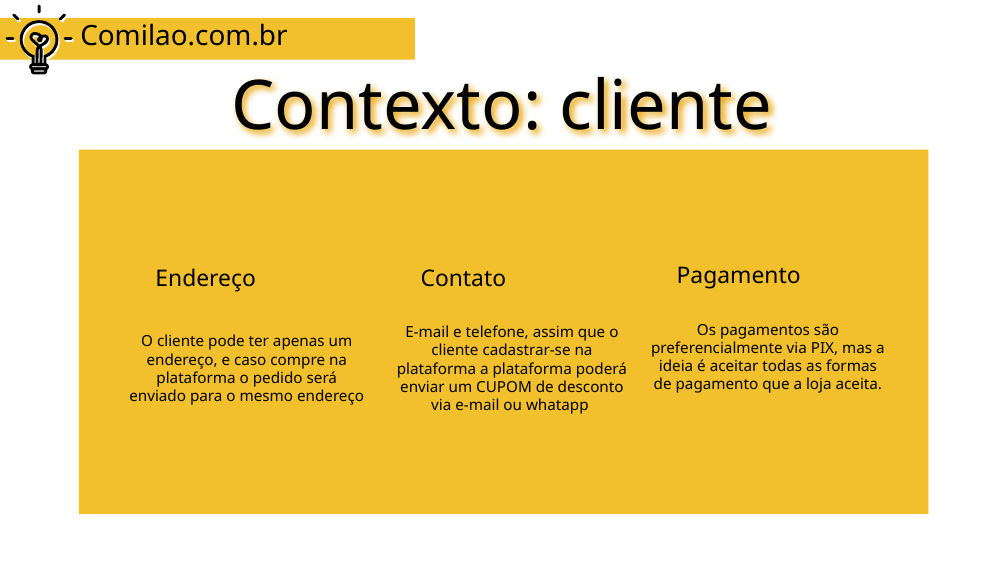
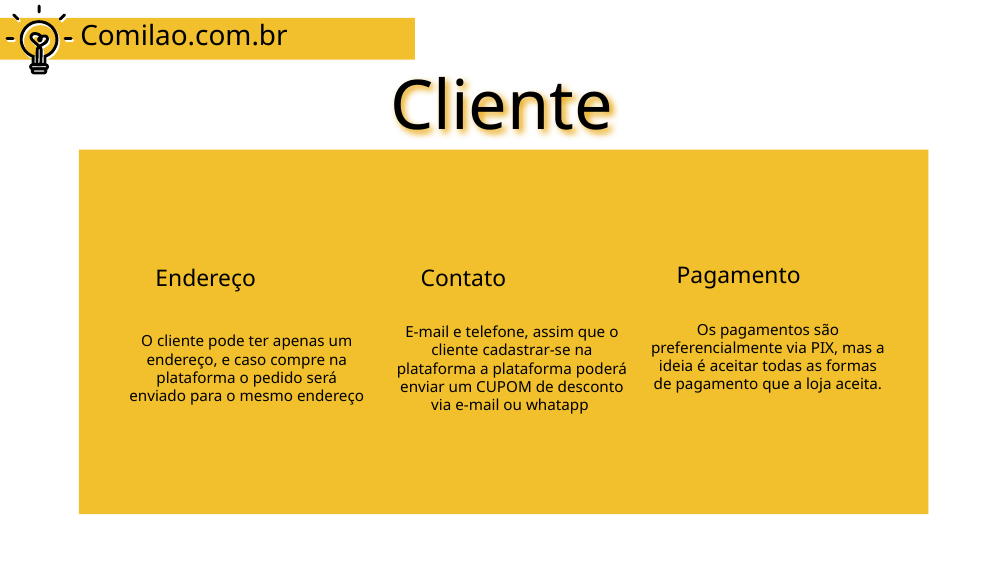
Before and after one commit to DeveloperBreno/OrderAPI, a slide deck: slide 3 of docs/Dominio.odp. Drawn at 1008x567 pixels with LibreOffice and Linux fonts; fonts in the diff are those of the drawing. Boxes give left, top, right and bottom in pixels: in the first picture for what was removed or moved away, otherwise in the second. Text is boxed around its words. In the diff, an @@ line names an element or a change of style, - is before the commit and + after.

```diff
--- a/docs/Dominio.odp
+++ b/docs/Dominio.odp
@@ title at [390, 77, 613, 136]: text changed @@
-Contexto: cliente
+Cliente
```
Also in this commit, not shown: 2 other slides changed, 1 other file.
